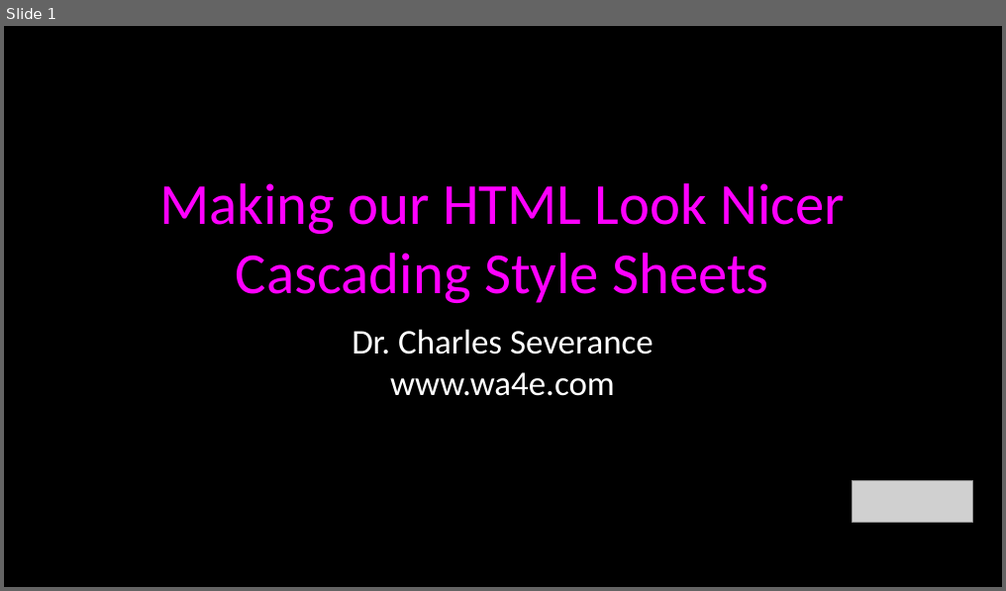
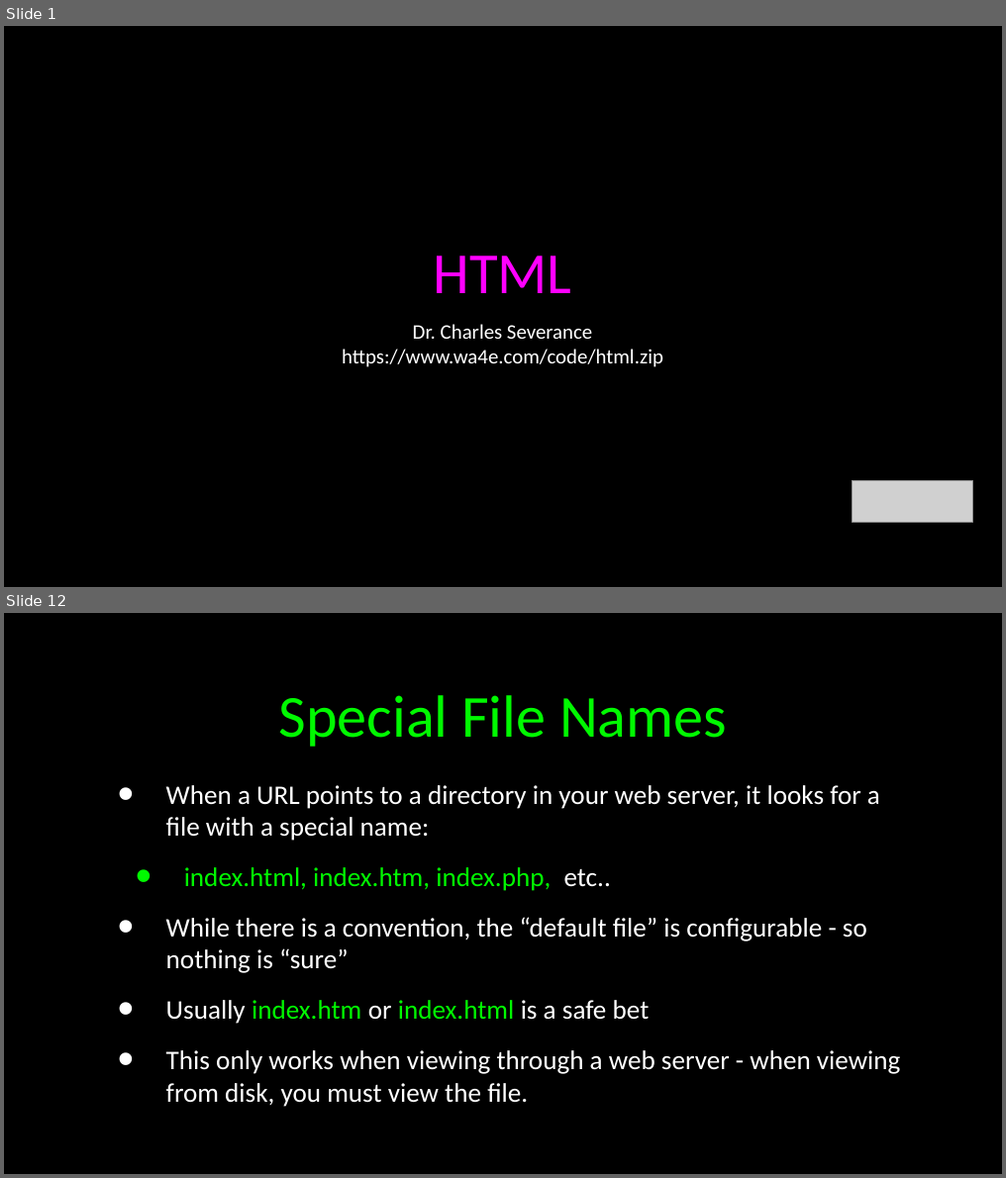
Before and after one commit to csev/wa4e, a slide deck: lectures/Web-02-CSS.ppt. Shown one above the other, each under a label of ours: slide 1 before the commit, slides 1 and 12 after it; the slides between them are not shown. The pictures are 1006x591 and 1006x1178 pixels, drawn with LibreOffice and Linux fonts; fonts in the diff are those of the drawing; grey boxes stand for pictures. Boxes give left, top, right and bottom in pixels: in the first picture for what was removed or moved away, otherwise in the second. Text is boxed around its words. In the diff, an @@ line names an element or a change of style, - is before the commit and + after.

```diff
--- a/lectures/Web-02-CSS.ppt
+++ b/lectures/Web-02-CSS.ppt
@@ slide 12 added at (4,613,1002,1174), background #000000; not listed: 1 template element that a slide beside it also shows @@
@@ rectangle added at (4,613,1002,651), fill #000000 @@
@@ title added at (279,695,727,747), 43 pt, text #00F900 @@
+Special File Names
@@ text added at (166,785,901,1107), 19.4 pt, text #FFFFFF @@
+• When a URL points to a directory in your web server, it looks for a file with a special name:
+  • index.html, index.htm, index.php, etc..
+• While there is a convention, the “default file” is configurable - so nothing is “sure”
+• Usually index.htm or index.html is a safe bet
+• This only works when viewing through a web server - when viewing from disk, you must view the file.
@@ slide 1 changed as well @@
@@ title at (433,256,571,293): text changed @@
-Making our HTML Look Nicer
-Cascading Style Sheets
+HTML
@@ text at (342,349,663,368): text changed; size 25 to 14.9 pt @@
-www.wa4e.com
+https://www.wa4e.com/code/html.zip
@@ text at (413,324,592,339): size 25 to 14.9 pt in "Dr. Charles Severance" @@
```
Also in this commit, not shown: 2 other slides changed, 26 other slides added, 32 slides removed, 3 other files.
